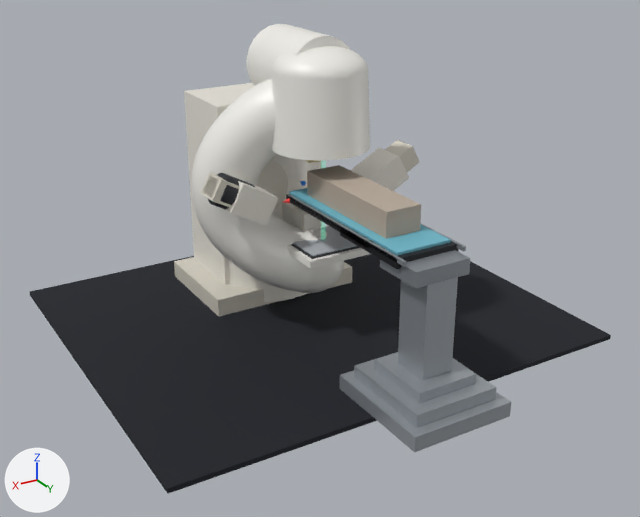
What one commit did to the glTF model assets/truebeam/truebeam.glb.
Camera for both pictures: a 50 mm lens placed at (3.54, 5.84, 2.36), pointed at (0.11, 0.13, -0.5). Arrows for +X, +Y and +Z are at lower left; the lights stay in place. The first picture is the older version. Where no turn or scale is listed for an object, it has been applied to the vertices.

Names of what the first picture shows: 'Couch_Base', 'Couch_Base_Collar', 'Couch_Base_Step', 'Couch_Column', 'Couch_RailR', 'Floor', 'Gantry_Axle', 'Gantry_C_Body', 'Gantry_Shoulder_EPID', 'Head_Housing', 'Head_Neck', 'Patient_Phantom', 'Stand_Column', 'Stand_Fairing', 'Stand_Pedestal' and 17 more.
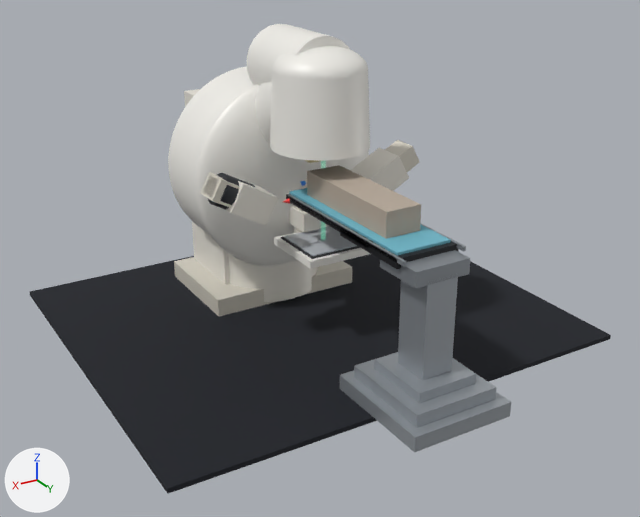
Pixel boxes (x1, y1, x2, y2) of what changed, in the pictures (640 x 517 px):
'Gantry_C_Body', deleted: before (191, 79, 314, 293)
'Gantry_Drum_Face', added: after (195, 84, 369, 266)
'Gantry_Drum', added: after (168, 66, 253, 235)
'Gantry_Shoulder_EPID', deleted: before (305, 228, 344, 293)
'Gantry_Axle', deleted: before (257, 160, 288, 211)
'Gantry_Head_Shoulder', added: after (255, 82, 272, 144)
'Stand_Column', unchanged, covered by the edit: before (184, 83, 321, 285); after (184, 89, 230, 285)

The change, as a list of edits to the scene's bpy script:
```text
Add me_mesh_8_1:
    me_mesh_8_1.from_pydata(...)  # 500 vertices, 960 faces; spans x -0.34..0.34, y -0.82..-0.064, z 0.225..1.06
    me_mesh_8_1.materials.append(mat_material_4)  # white #f4f2ec
Add me_mesh_7_1:
    me_mesh_7_1.from_pydata(...)  # 1710 vertices, 3248 faces; spans x -0.85..0.85, y -0.2..0.2, z -0.85..0.85
    me_mesh_7_1.materials.append(mat_material_4)  # white #f4f2ec
Add me_mesh_6_1:
    me_mesh_6_1.from_pydata(...)  # 116 vertices, 224 faces; spans x -0.82..0.82, y -0.33..0.33, z -0.82..0.82
    me_mesh_6_1.materials.append(mat_material_4)  # white #f4f2ec
Remove ob_gantry_c_body:
    ob_gantry_c_body = bpy.data.objects.new('Gantry_C_Body', me_mesh_6)
    ob_gantry_c_body.location = (0.0, 0.0, 0.0)
Remove ob_gantry_shoulder_epid:
    ob_gantry_shoulder_epid = bpy.data.objects.new('Gantry_Shoulder_EPID', me_mesh_8)
    ob_gantry_shoulder_epid.location = (0.02, -0.16, -0.64)
Remove ob_gantry_axle:
    ob_gantry_axle = bpy.data.objects.new('Gantry_Axle', me_mesh_9)
    ob_gantry_axle.location = (0.3, -0.85, -0.04)
Change ob_couch_railr:
    ob_couch_railr: bpy.data.objects.new('Couch_RailR', me_mesh_74) -> bpy.data.objects.new('Couch_RailR', me_mesh_73)
Add ob_gantry_head_shoulder:
    ob_gantry_head_shoulder = bpy.data.objects.new('Gantry_Head_Shoulder', me_mesh_8_1)
    ob_gantry_head_shoulder.location = (0.0, 0.0, 0.0)
Add ob_gantry_drum_face:
    ob_gantry_drum_face = bpy.data.objects.new('Gantry_Drum_Face', me_mesh_7_1)
    ob_gantry_drum_face.location = (0.0, -0.62, 0.0)
Add ob_gantry_drum:
    ob_gantry_drum = bpy.data.objects.new('Gantry_Drum', me_mesh_6_1)
    ob_gantry_drum.location = (0.0, -0.95, 0.0)
```
